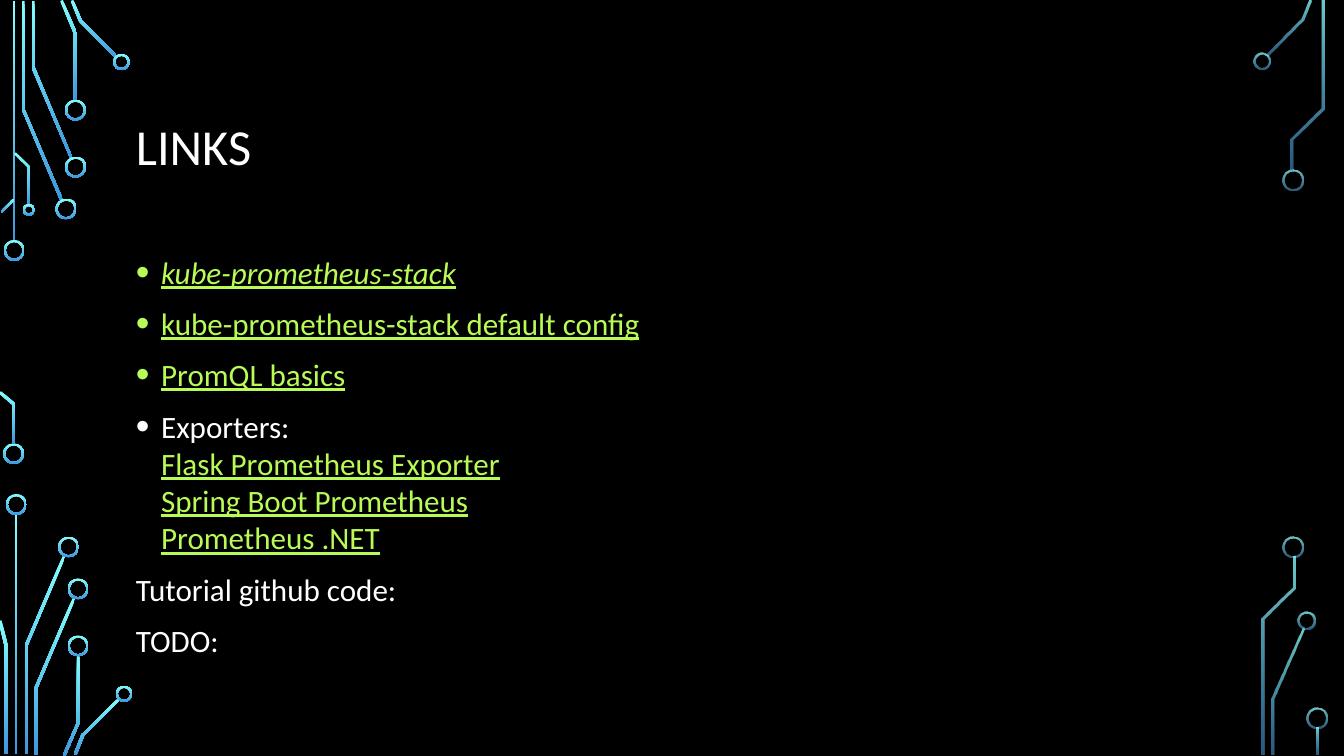
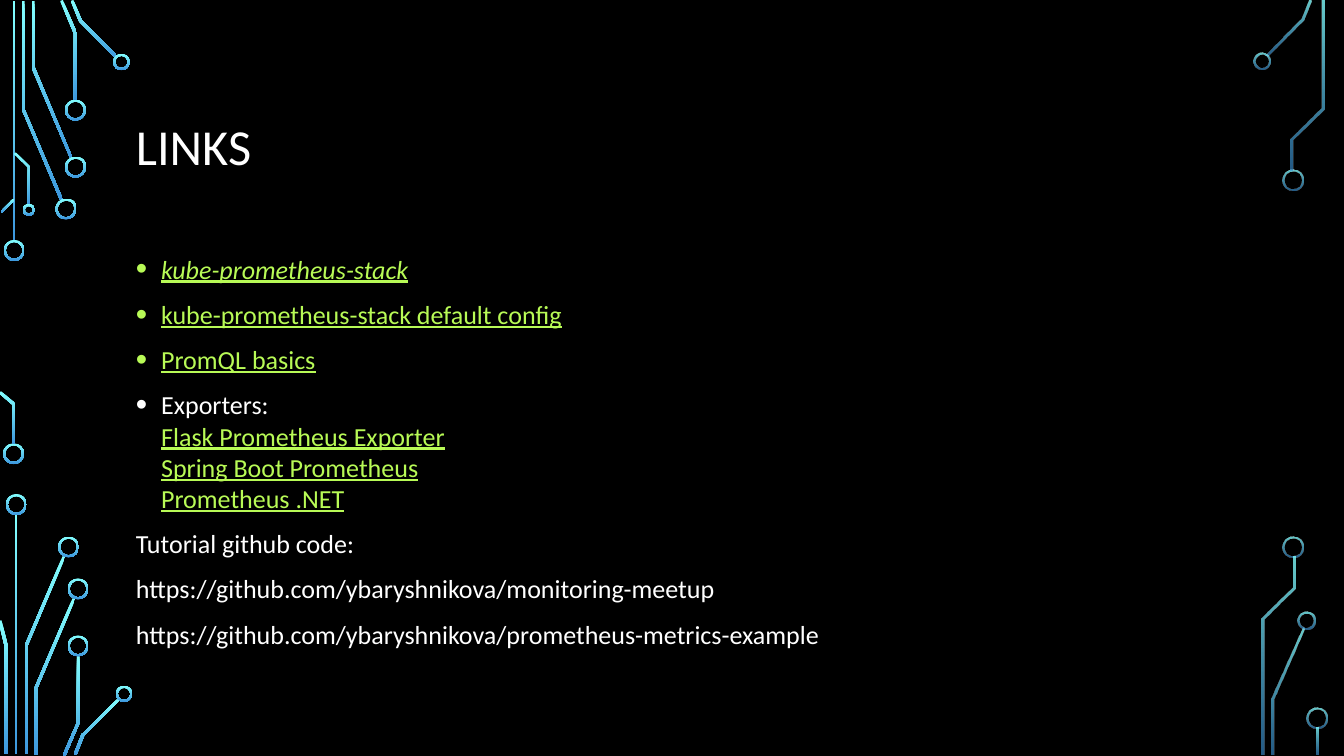
Before and after one commit to ybaryshnikova/monitoring-meetup, a slide deck: slide 5 of Intro slide.pptx (slide 4 before the commit). Drawn at 1344x756 pixels with LibreOffice and Linux fonts; fonts in the diff are those of the drawing; background and template pictures are left out. Boxes give left, top, right and bottom in pixels: in the first picture for what was removed or moved away, otherwise in the second. Text is boxed around its words. In the diff, an @@ line names an element or a change of style, - is before the commit and + after.

```diff
--- a/Intro slide.pptx
+++ b/Intro slide.pptx
@@ text at (136,261,561,558): size 22.2 to 18.6 pt in "kube-prometheus-stack", "kube-prometheus-stack default config", "PromQL basics", "Exporters: Flask Prometheus Exporter Spring Boot Prometheus ..." and 1 more places @@
@@ text at (136,580,819,649): text changed; size 22.2 to 18.6 pt @@
-TODO:
+https://github.com/ybaryshnikova/monitoring-meetup
+https://github.com/ybaryshnikova/prometheus-metrics-example
```
Also in this commit, not shown: 1 slide added, 7 other files.
